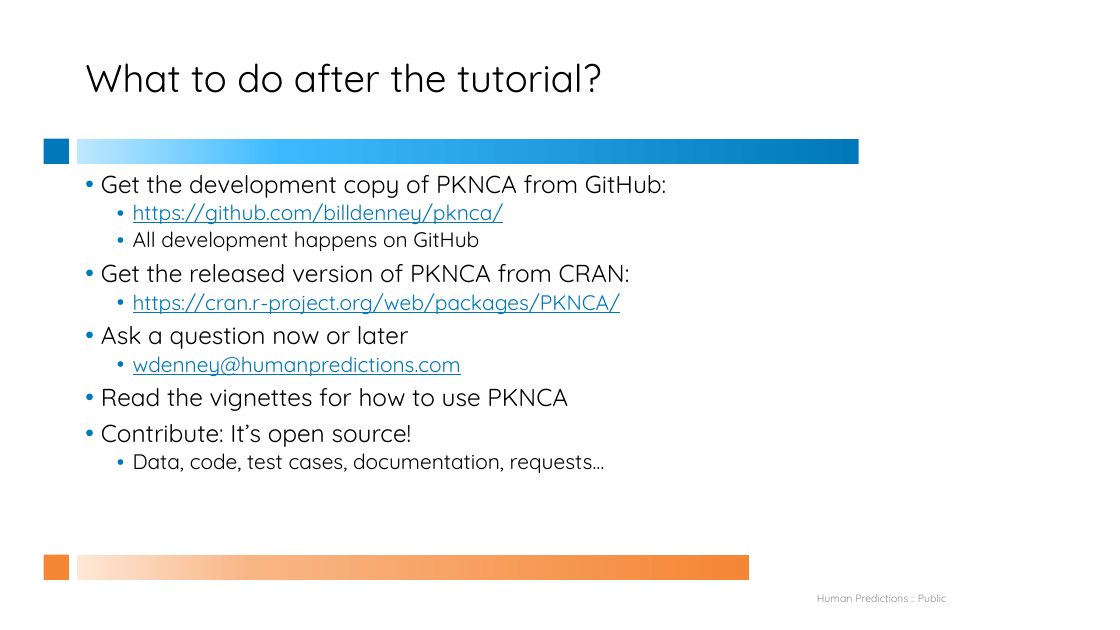
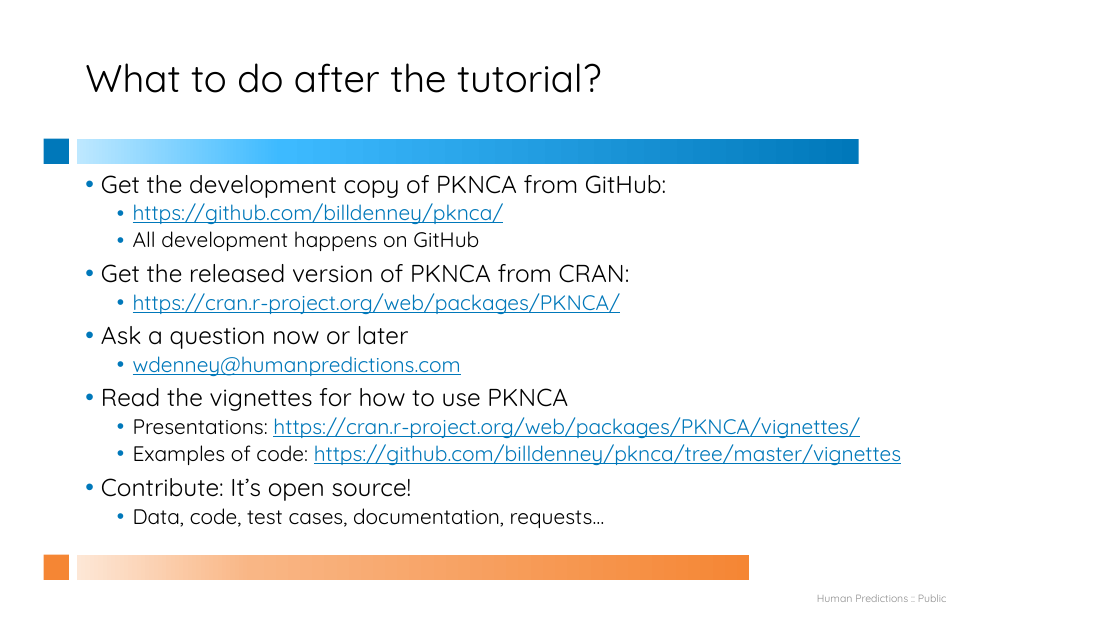
Before and after one commit to billdenney/pknca, a slide deck: slide 7 of vignettes/PKNCA-ISoP_Study_Group-2016-05-25.pptx. Drawn at 1120x630 pixels with LibreOffice and Linux fonts; fonts in the diff are those of the drawing. Boxes give left, top, right and bottom in pixels: in the first picture for what was removed or moved away, otherwise in the second. Text is boxed around its words. In the diff, an @@ line names an element or a change of style, - is before the commit and + after.

Commit message:
Minor text clarifications

```diff
--- a/vignettes/PKNCA-ISoP_Study_Group-2016-05-25.pptx
+++ b/vignettes/PKNCA-ISoP_Study_Group-2016-05-25.pptx
@@ text at (133,417,901,466): paragraphs added @@
+  • Presentations: https://cran.r-project.org/web/packages/PKNCA/vignettes/
+  • Examples of code: https://github.com/billdenney/pknca/tree/master/vignettes
```
Also in this commit, not shown: 4 other slides changed.
